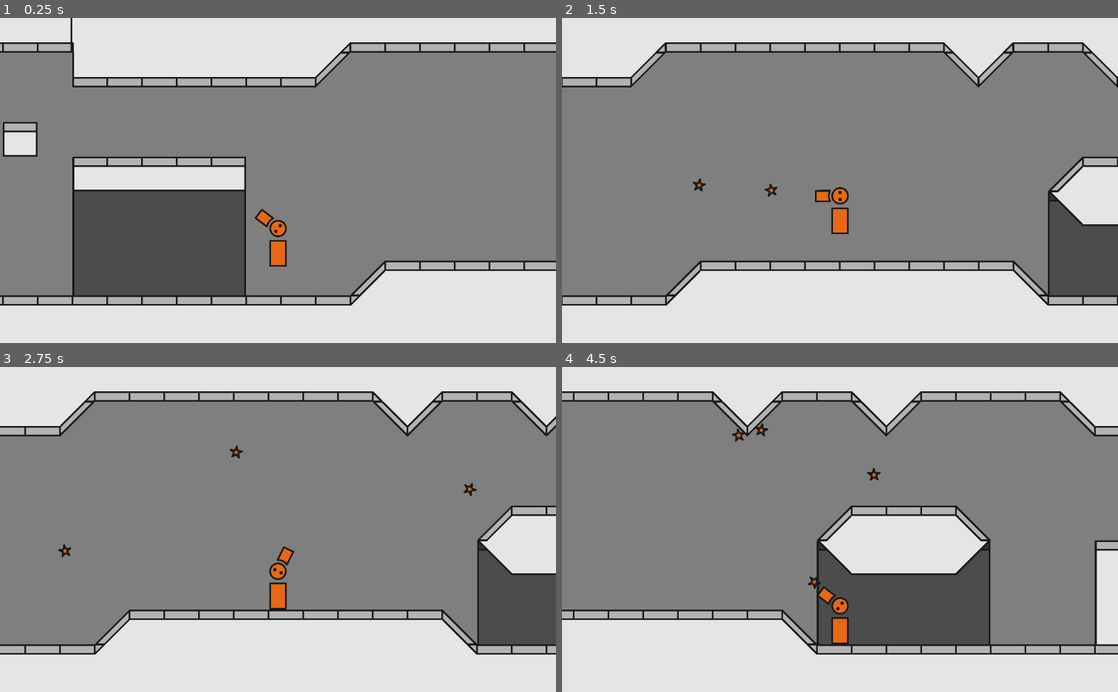
Above: before the commit, frames 1-4 (two rows, left to right).
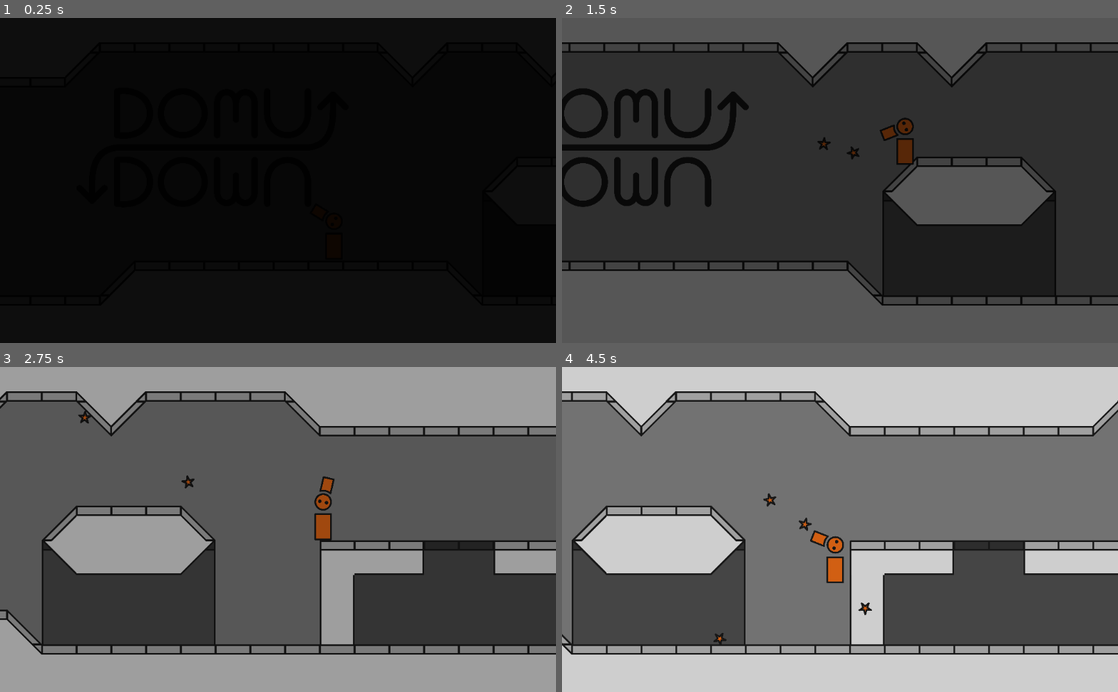
Above: after the commit, the same moments.

Repository: sirstotes/ZenoJam
Game: Godot game, scene res://Scenes/Main.tscn
Two runs of this game, one before a commit and one after it. Both use one fixed random seed, a clock stepped at 60 frames per second and the inputs below. Before the commit the project has no main scene; this scene is started directly in both runs.
Inputs (mouse positions are in pixels of both pictures, inside the frame that each line leads up to):
- Up to frame 1 (0.25 s): no input
- Up to frame 2 (1.5 s): move the mouse to (962, 164) at 0.52 s; hold D (move-right) from 0.53 s (still down); click (962, 164) at 0.6 s; tap W (move-up) at 0.77 s; move the mouse to (728, 196) at 1.27 s; click (728, 196) at 1.35 s
- Up to frame 3 (2.75 s): tap W (move-up) at 1.52 s; move the mouse to (333, 458) at 2.02 s; release D (move-right) at 2.03 s; hold A (move-left) from 2.03 s (still down); click (333, 458) at 2.1 s
- Up to frame 4 (4.5 s): move the mouse to (812, 594) at 2.77 s; release A (move-left) at 2.78 s; hold D (move-right) 2.78-4.28 s; click (812, 594) at 2.85 s; tap W (move-up) at 3.02, 3.77 s; move the mouse to (1006, 578) at 3.52 s; click (1006, 578) at 3.6 s; move the mouse to (673, 480) at 4.27 s; hold A (move-left) from 4.28 s (still down); click (673, 480) at 4.35 s

The runs differ from the first frame. In frame 1, 97% of the frame differs, in the area x 0-100%, y 0-100%; in frame 2, 98%; in frame 3, 93%; in frame 4, 38%.

Commit message:
Start Screen

Diff:
--- a/Objects/Mobius_player.tscn
+++ b/Objects/Mobius_player.tscn
@@ -24,14 +24,8 @@
 scale = Vector2( 0.1, 0.1 )
 texture = ExtResource( 3 )
 
-[node name="Camera2D" type="Camera2D" parent="."]
-current = true
-limit_top = 0
-limit_bottom = 0
-drag_margin_left = 0.5
-drag_margin_right = 0.5
-
 [node name="Gun" type="Sprite" parent="."]
+pause_mode = 2
 position = Vector2( 0, -50 )
 scale = Vector2( 0.1, 0.1 )
 texture = ExtResource( 2 )
--- /dev/null
+++ b/Scenes/CanvasController.gd
@@ -0,0 +1,19 @@
+extends CanvasLayer
+var started = false
+var fadeMod = 1
+var labelMod = 0
+func _ready():
+	get_tree().paused = true
+func _process(delta):
+	if fadeMod > 0.1:
+		fadeMod -= delta/4
+	else:
+		if started:
+			$Label.visible = false
+		else:
+			labelMod += delta/2
+	$Label.modulate = Color(0, 0, 0, labelMod)
+	$ColorRect.modulate = Color(0, 0, 0, fadeMod)
+	if Input.is_action_just_pressed("shoot"):
+		started = true
+		get_tree().paused = false
--- a/Scenes/Main.tscn
+++ b/Scenes/Main.tscn
@@ -1,8 +1,16 @@
-[gd_scene load_steps=4 format=2]
+[gd_scene load_steps=9 format=2]
 
 [ext_resource path="res://Sprites/tileset.tres" type="TileSet" id=1]
 [ext_resource path="res://Scripts/Mobius.gd" type="Script" id=2]
 [ext_resource path="res://Objects/Mobius_player.tscn" type="PackedScene" id=3]
+[ext_resource path="res://Sprites/logo.png" type="Texture" id=4]
+[ext_resource path="res://Typo_Round_Regular_Demo.otf" type="DynamicFontData" id=5]
+[ext_resource path="res://Scripts/CameraFollow.gd" type="Script" id=6]
+[ext_resource path="res://Scenes/CanvasController.gd" type="Script" id=7]
+
+[sub_resource type="DynamicFont" id=1]
+size = 40
+font_data = ExtResource( 5 )
 
 [node name="Node2D" type="Node2D"]
 script = ExtResource( 2 )
@@ -46,6 +54,11 @@
 collision_layer = 0
 collision_mask = 0
 format = 1
+
+[node name="Sprite" type="Sprite" parent="Screen 1"]
+position = Vector2( 719.35, 239.25 )
+scale = Vector2( 0.18, 0.18 )
+texture = ExtResource( 4 )
 
 [node name="Screen 2" type="Node2D" parent="."]
 position = Vector2( 960, 0 )
@@ -132,11 +145,47 @@
 [node name="Bullets" type="Node" parent="."]
 
 [node name="Player" parent="." instance=ExtResource( 3 )]
-position = Vector2( 378.609, 409.929 )
+position = Vector2( 943.071, 425.225 )
 z_index = 1
 z_as_relative = false
 
-[node name="Gun" parent="Player" index="2"]
+[node name="Gun" parent="Player" index="1"]
 bulletHolderPath = NodePath("../../Bullets")
 
+[node name="Camera2D" type="Camera2D" parent="."]
+position = Vector2( 840, 300 )
+current = true
+limit_top = 0
+limit_bottom = 0
+smoothing_enabled = true
+smoothing_speed = 3.0
+drag_margin_left = 0.5
+drag_margin_right = 0.5
+script = ExtResource( 6 )
+follow = NodePath("../Player")
+
+[node name="CanvasLayer" type="CanvasLayer" parent="."]
+pause_mode = 2
+script = ExtResource( 7 )
+
+[node name="Label" type="Label" parent="CanvasLayer"]
+margin_left = 209.13
+margin_top = 381.353
+margin_right = 427.13
+margin_bottom = 429.353
+custom_fonts/font = SubResource( 1 )
+custom_colors/font_color = Color( 0.156863, 0.156863, 0.156863, 1 )
+text = "Click to Start"
+__meta__ = {
+"_edit_use_anchors_": false
+}
+
+[node name="ColorRect" type="ColorRect" parent="CanvasLayer"]
+anchor_right = 1.0
+anchor_bottom = 1.0
+color = Color( 0, 0, 0, 1 )
+__meta__ = {
+"_edit_use_anchors_": false
+}
+
 [editable path="Player"]
--- /dev/null
+++ b/Scripts/CameraFollow.gd
@@ -0,0 +1,9 @@
+extends Camera2D
+export(NodePath) var follow
+# Called when the node enters the scene tree for the first time.
+var nodeToFollow
+func _ready():
+	nodeToFollow = get_node(follow)
+func _process(delta):
+	if get_tree().paused == false:
+		position = nodeToFollow.position
--- a/Scripts/CollisionShape2D.gd
+++ b/Scripts/CollisionShape2D.gd
@@ -11,8 +11,6 @@
 var velocity = Vector2()
 var last_position = Vector2()
 var collided_buffer = 0
-
-
 # Called when the node enters the scene tree for the first time.
 func _ready():
 	pass # Replace with function body.
--- a/project.godot
+++ b/project.godot
@@ -16,6 +16,7 @@
 [application]
 
 config/name="temp"
+run/main_scene="res://Scenes/Main.tscn"
 config/icon="res://icon.png"
 
 [input]
Binary file changed: Sprites/logo.png
Binary file added: Typo_Round_Regular_Demo.otf
